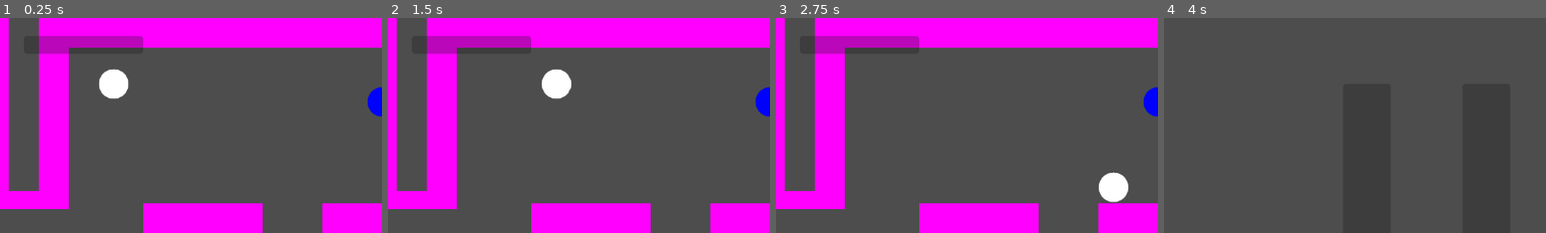
Above: before the commit, frames 1-4 (left to right).
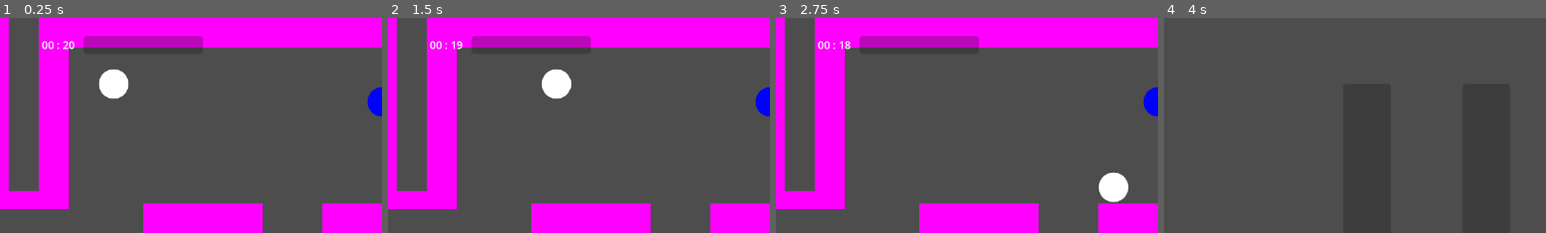
Above: after the commit, the same moments.

Repository: cty012/terror-on-the-tracks-demo
Game: Godot game, scene res://scenes/game.tscn
Two runs of this game, one before a commit and one after it. Both use one fixed random seed, a clock stepped at 60 frames per second and the inputs below.
Inputs:
- Up to frame 1 (0.25 s): no input
- Up to frame 2 (1.5 s): click "Inv." at 0.5 s; tap Enter at 1.25 s; hold D from 1.28 s (still down); tap F at 1.35 s
- Up to frame 3 (2.75 s): tap Space at 1.52, 2.27 s; release D at 2.03 s; hold S from 2.03 s (still down); tap N at 2.1 s
- Up to frame 4 (4 s): tap Space at 2.75, 3.77 s; release S at 2.78 s; hold D 2.78-3.53 s; tap M at 2.85 s; tap Enter at 3.5 s; hold W from 3.53 s (still down); tap E at 3.6 s
The pictures show only the part of the screen within x 0-50%, y 0-50%; the shares and areas given below are measured in that part.

The runs differ from the first frame. In frame 1, 1.7% of the frame differs, in the area x 10-54%, y 8-17%; in frame 2, 1.7%; in frame 3, 1.7%; in frame 4, nothing differs.

Commit message:
Add timer system

Diff:
--- a/scenes/game.tscn
+++ b/scenes/game.tscn
@@ -1,7 +1,8 @@
-[gd_scene load_steps=28 format=3 uid="uid://dm21nbrg6aclu"]
+[gd_scene load_steps=29 format=3 uid="uid://dm21nbrg6aclu"]
 
 [ext_resource type="Script" path="res://scripts/controllers/player_controller.gd" id="1_0bvfg"]
 [ext_resource type="Script" path="res://scripts/systems/input_system.gd" id="1_nh1b4"]
+[ext_resource type="Script" path="res://scripts/systems/timer_system.gd" id="2_20y6c"]
 [ext_resource type="Script" path="res://scripts/systems/event_system.gd" id="2_c3i0d"]
 [ext_resource type="Script" path="res://scripts/systems/minigame_system.gd" id="3_7al2g"]
 [ext_resource type="Script" path="res://scripts/systems/actions_system.gd" id="3_8fg7i"]
@@ -70,6 +71,10 @@
 [node name="event_system" type="Node" parent="."]
 script = ExtResource("2_c3i0d")
 
+[node name="timer_system" type="Node" parent="."]
+script = ExtResource("2_20y6c")
+time_limit_in_seconds = 20.0
+
 [node name="dialogue_system" type="Node" parent="."]
 script = ExtResource("4_ghhox")
 
@@ -173,11 +178,21 @@
 [node name="action_label" parent="camera/hud/action_list" instance=ExtResource("9_wm34p")]
 layout_mode = 2
 
+[node name="timer" type="Label" parent="camera/hud"]
+layout_mode = 0
+offset_left = 70.0
+offset_top = 30.0
+offset_right = 140.0
+offset_bottom = 60.0
+theme_override_font_sizes/font_size = 18
+text = "00 : 00"
+vertical_alignment = 1
+
 [node name="sus-meter" type="ProgressBar" parent="camera/hud"]
 layout_mode = 0
-offset_left = 40.0
+offset_left = 140.0
 offset_top = 30.0
-offset_right = 240.0
+offset_right = 340.0
 offset_bottom = 60.0
 theme_override_styles/fill = ExtResource("9_r3q3p")
 show_percentage = false
--- /dev/null
+++ b/scripts/systems/timer_system.gd
@@ -0,0 +1,24 @@
+extends Node
+
+
+@export var time_limit_in_seconds: float
+var time_remaining: float
+var ui_timer: Label
+
+
+# Called when the node enters the scene tree for the first time.
+func _ready() -> void:
+    time_remaining = time_limit_in_seconds
+    ui_timer = $/root/scene/camera/hud/timer
+
+
+# Called every frame. 'delta' is the elapsed time since the previous frame.
+func _process(delta: float) -> void:
+    time_remaining -= delta
+    if time_remaining < 0:
+        # Out of time
+        time_remaining = 0
+    var time_remaining_int: int = ceil(time_remaining)
+    var minutes_remaining := time_remaining_int / 60
+    var seconds_remaining := time_remaining_int % 60
+    ui_timer.text = str(minutes_remaining).pad_zeros(2) + " : " + str(seconds_remaining).pad_zeros(2)
